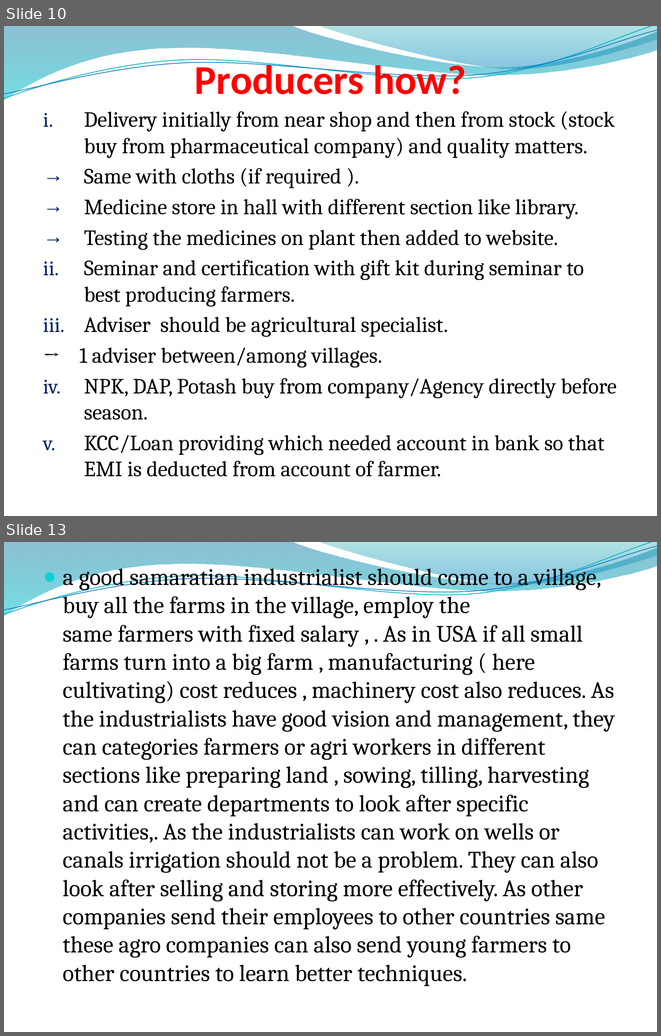
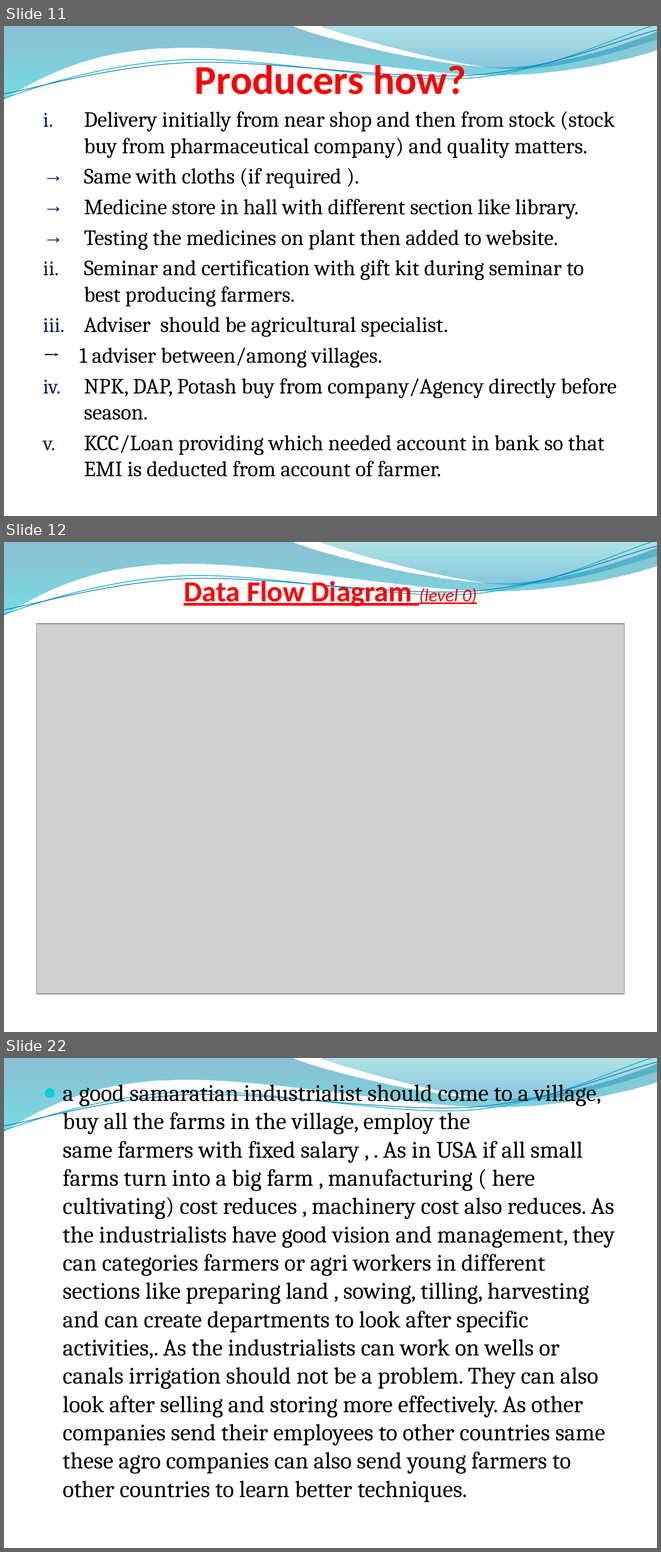
Before and after one commit to anilsinghchawda/project, a slide deck: project.pptx. Shown one above the other, each under a label of ours: slides 10 and 13 before the commit, slides 11, 12 and 22 after it; the slides between them are not shown. The pictures are 661x1036 and 661x1552 pixels, drawn with LibreOffice and Linux fonts; fonts in the diff are those of the drawing; grey boxes stand for pictures; background and template pictures are left out. Boxes give left, top, right and bottom in pixels: in the first picture for what was removed or moved away, otherwise in the second. Text is boxed around its words. In the diff, an @@ line names an element or a change of style, - is before the commit and + after.

```diff
--- a/project.pptx
+++ b/project.pptx
@@ slide 12 added at [4,542,657,1032], background picture (left out); not listed: 4 template elements that a slide beside it also shows @@
@@ title added at [184,577,477,607], 32 pt, text #FF0000, bold, underline @@
+Data Flow Diagram (level 0)
@@ picture added at [37,624,624,994] @@
@@ what was slide 10 is now slide 11 @@
@@ what was slide 13 is now slide 22 @@
```
Also in this commit, not shown: 2 slides changed, 9 other slides added, 1 slide removed, 7 other files.
